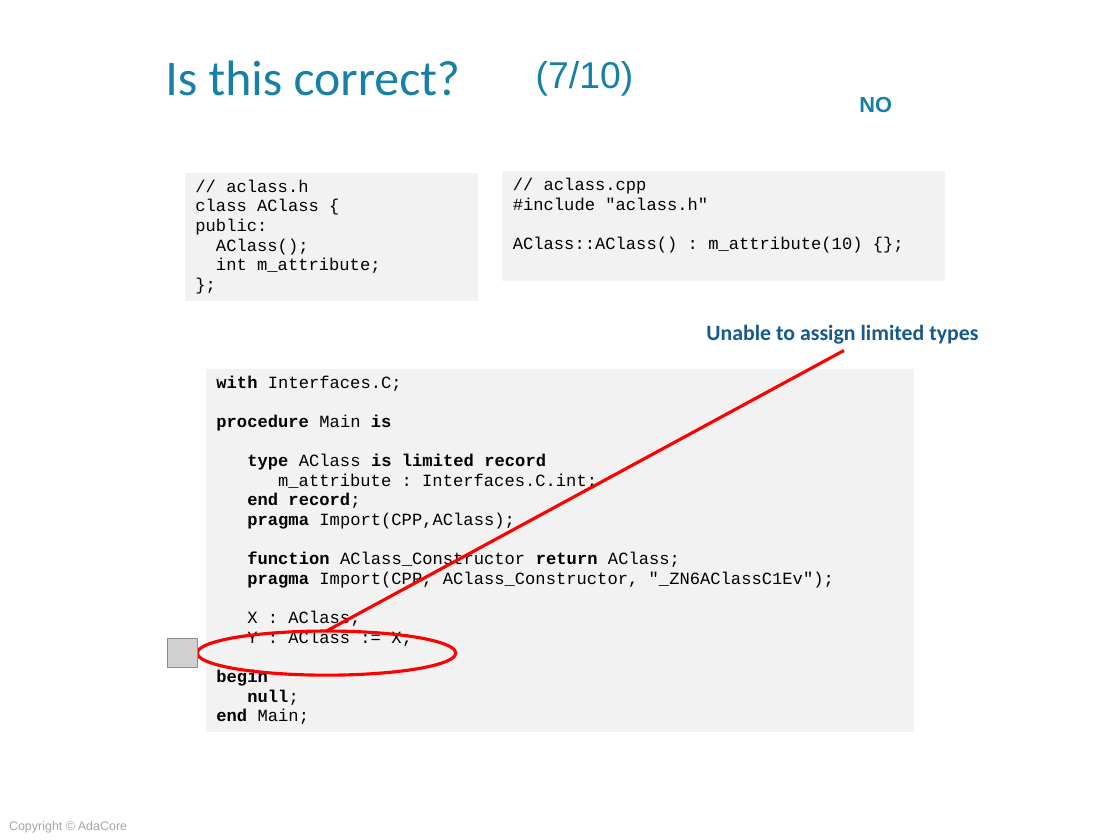
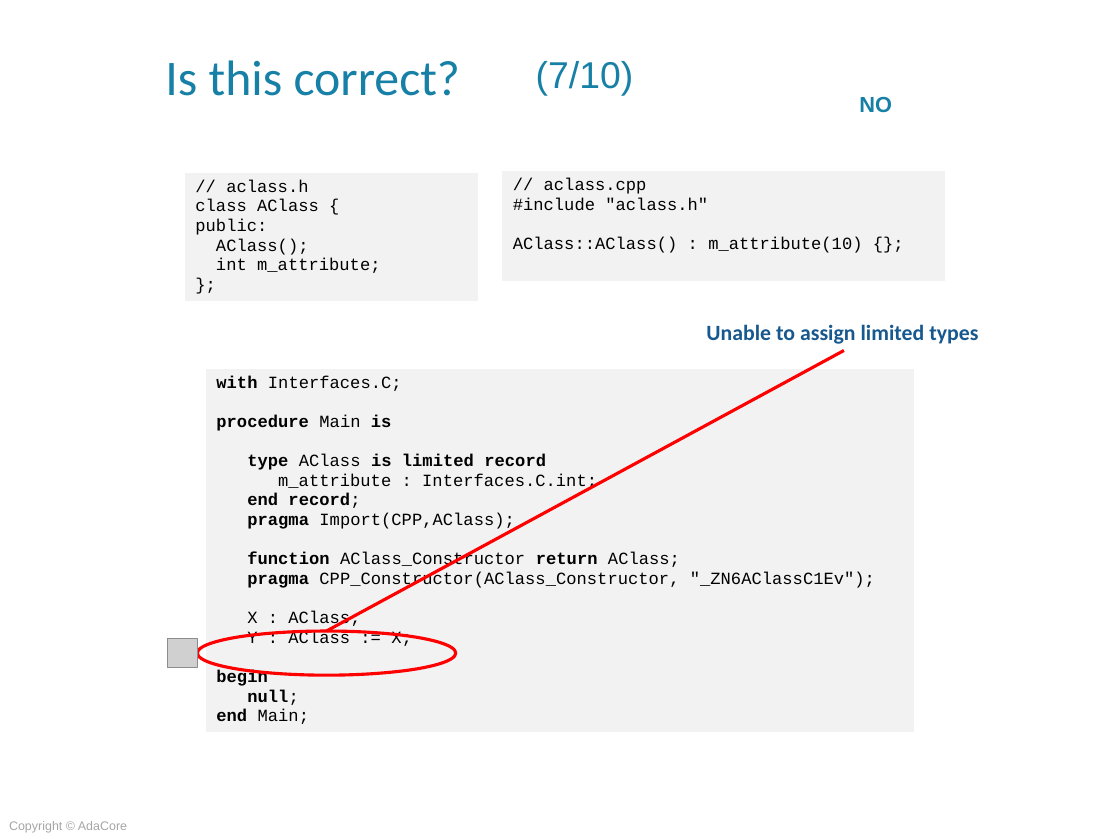
Before and after one commit to AdaCoreU/Courses, a slide deck: slide 32 of lectures/04_Mixed_Language_Programming_In_Ada/03_Ada_and_C++/Slides/03_Ada_and_C++.pptx. Drawn at 1120x840 pixels with LibreOffice and Linux fonts; fonts in the diff are those of the drawing; grey boxes stand for pictures; background and template pictures are left out. Boxes give left, top, right and bottom in pixels: in the first picture for what was removed or moved away, otherwise in the second. Text is boxed around its words. In the diff, an @@ line names an element or a change of style, - is before the commit and + after.

```diff
--- a/lectures/04_Mixed_Language_Programming_In_Ada/03_Ada_and_C++/Slides/03_Ada_and_C++.pptx
+++ b/lectures/04_Mixed_Language_Programming_In_Ada/03_Ada_and_C++/Slides/03_Ada_and_C++.pptx
@@ table at box(205, 368, 914, 749) @@
@@ row 1, column 1: "with Interfaces.C; / procedure Main is / type AClass is limited record / m_attribute : Interfaces.C.int; / end record; / pragma Import(CPP,AClass); / function AClass_Constructor return AClass; / pragma Import(CPP, AClass_Constructor, "_ZN6AClassC1Ev"); / X : AClass; / Y : AClass := X; / begin / null; / end Main;" to "with Interfaces.C; / procedure Main is / type AClass is limited record / m_attribute : Interfaces.C.int; / end record; / pragma Import(CPP,AClass); / function AClass_Constructor return AClass; / pragma CPP_Constructor(AClass_Constructor, "_ZN6AClassC1Ev"); / X : AClass; / Y : AClass := X; / begin / null; / end Main;" @@
```
Also in this commit, not shown: 4 other slides changed, 1 other file.
